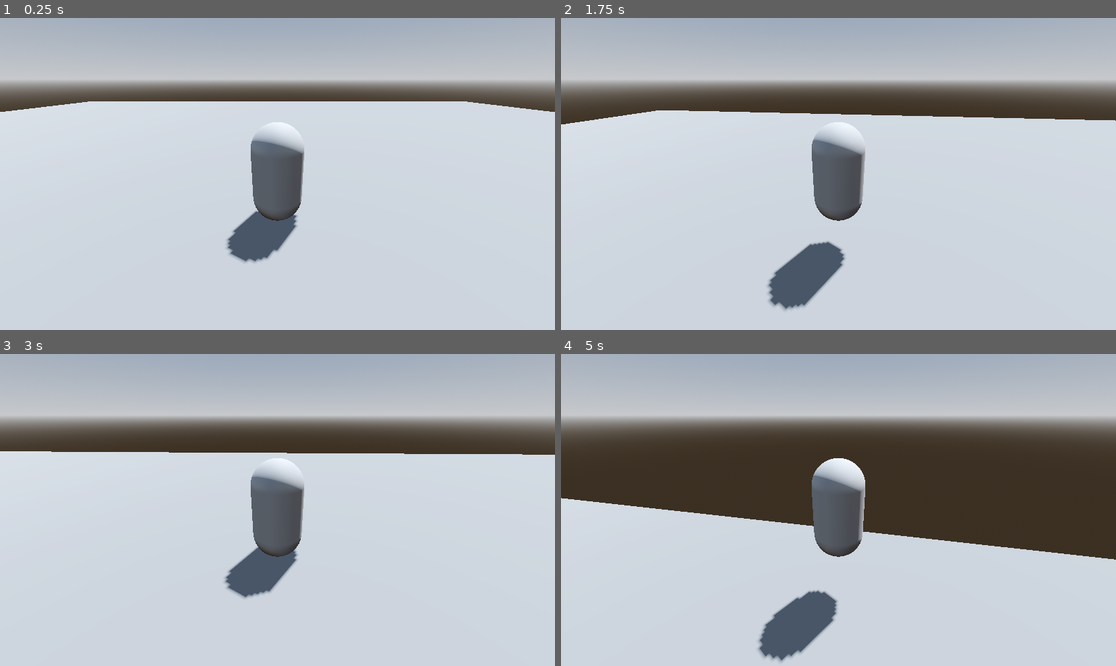
Above: before the commit, frames 1-4 (two rows, left to right).
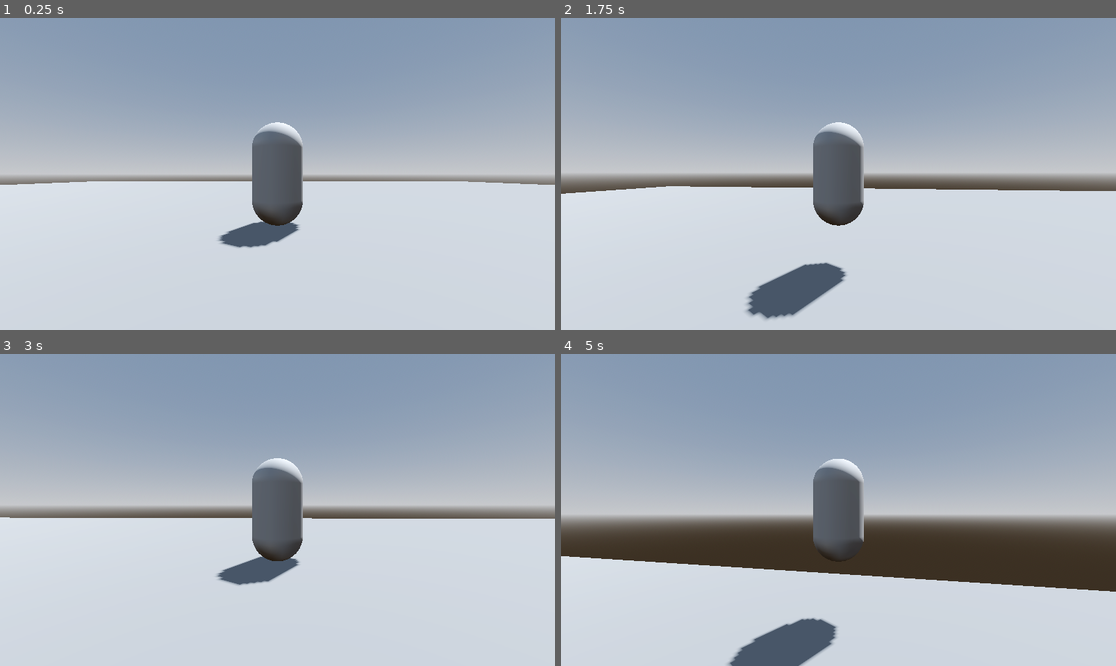
Above: after the commit, the same moments.

Repository: CaptainTiki/3DRPG
Game: Godot game, scene res://levels/level.tscn
The game is run twice, just before and just after one commit, with the same random seed, the same clock (stepped at 60 frames per second) and the same inputs.
Inputs (mouse positions are in pixels of both pictures, inside the frame that each line leads up to):
- Up to frame 1 (0.25 s): no input
- Up to frame 2 (1.75 s): tap Enter (ui_accept) at 0.5, 0.77, 1.52 s; move the mouse to (866, 174) at 0.52 s; hold W (Forward) from 0.53 s (still down); move the mouse to (810, 174) at 1.27 s
- Up to frame 3 (3 s): keep holding W (Forward); move the mouse to (288, 503) at 2.02 s; move the mouse to (271, 516) at 2.77 s
- Up to frame 4 (5 s): keep holding W (Forward); tap Enter (ui_accept) at 3.02, 3.77, 4.52 s; move the mouse to (877, 513) at 3.52 s; move the mouse to (794, 506) at 4.27 s

The runs differ from the first frame. In frame 1, 50% of the frame differs, in the area x 0-100%, y 0-79%; in frame 2, 53%; in frame 3, 50%; in frame 4, 68%, in the area x 0-100%, y 0-100%.

Commit message:
Player Mouse rotation
limited mouse rotation to right side up, no direct 0 or 360 on vertical

Diff:
--- a/player/player.gd
+++ b/player/player.gd
@@ -7,6 +7,10 @@
 var _look : Vector2 = Vector2.ZERO
 
 @export var mouse_sensitivity: float = 0.0025
+@export var min_camera_rotation: float = -60
+@export var max_camera_rotation: float = 10
+@onready var horizontal_pivot: Node3D = $HorizontalPivot
+@onready var vertical_pivot: Node3D = $HorizontalPivot/VerticalPivot
 
 func _ready() -> void:
 	Input.mouse_mode = Input.MOUSE_MODE_CAPTURED
@@ -43,5 +47,14 @@
 			_look = -event.relative * mouse_sensitivity
 
 func frame_camera_rotation() -> void:
-	$SpringArm3D.rotate_y(_look.x)
+	horizontal_pivot.rotate_y(_look.x)
+	vertical_pivot.rotate_x(_look.y)
+
+	vertical_pivot.rotation.x = clampf(
+		vertical_pivot.rotation.x,
+		deg_to_rad(min_camera_rotation),
+		deg_to_rad(max_camera_rotation)
+		)
+
+	$SpringArm3D.global_transform = vertical_pivot.global_transform
 	_look = Vector2.ZERO
--- a/player/player.tscn
+++ b/player/player.tscn
@@ -20,3 +20,7 @@
 spring_length = 4.0
 
 [node name="Camera3D" type="Camera3D" parent="SpringArm3D"]
+
+[node name="HorizontalPivot" type="Node3D" parent="."]
+
+[node name="VerticalPivot" type="Node3D" parent="HorizontalPivot"]
